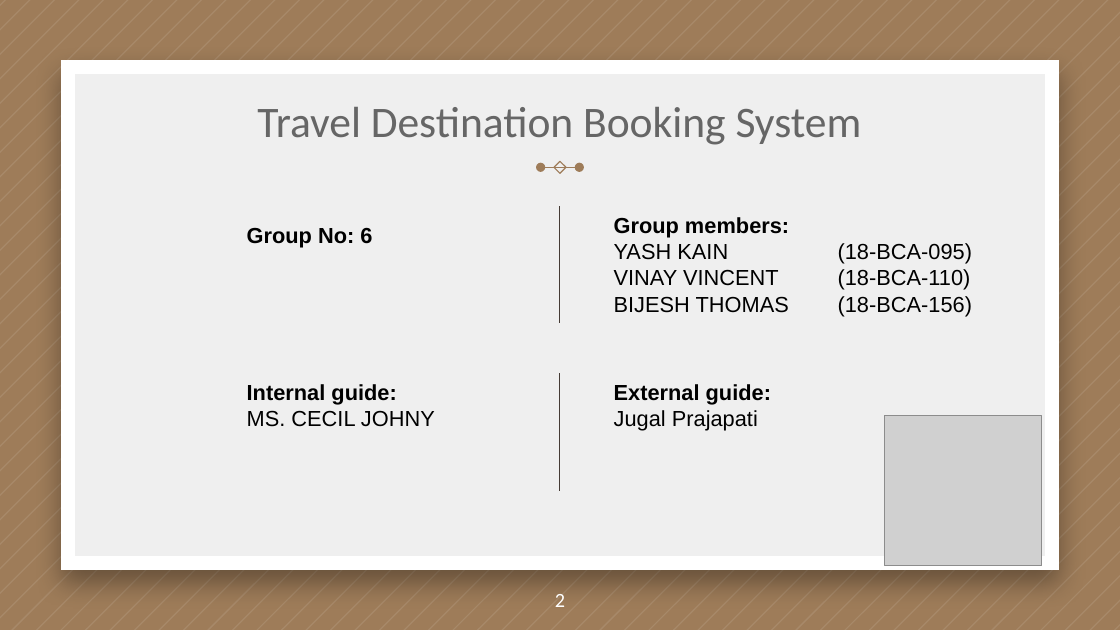
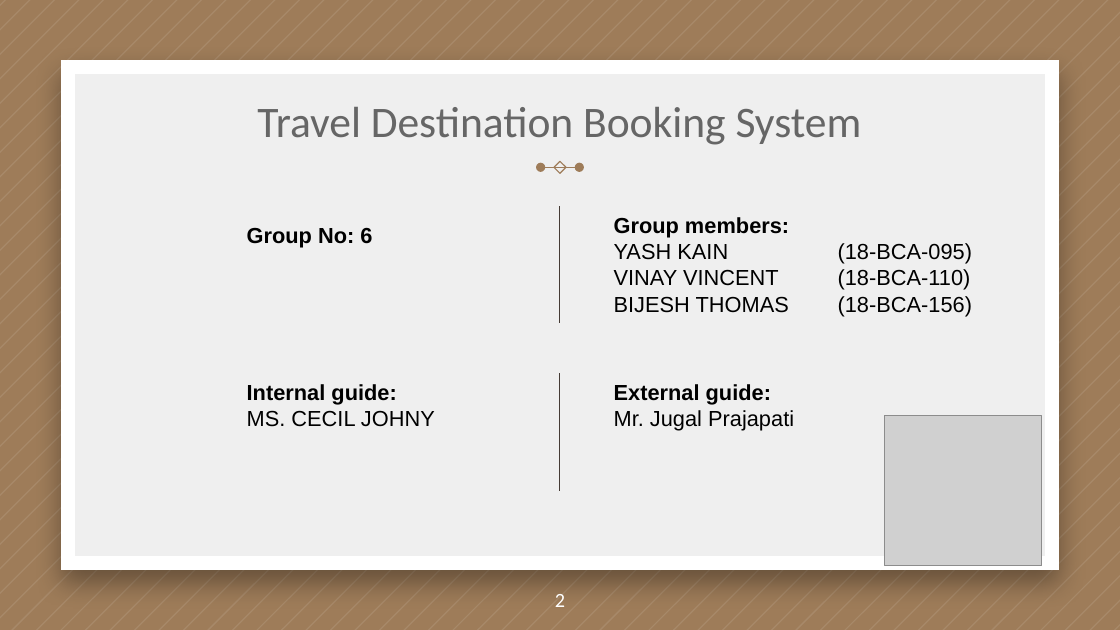
Before and after one commit to Bumblebee-python/Travel_Destination, a slide deck: slide 2 of Presentations/Presentation 1.pptx. Drawn at 1120x630 pixels with LibreOffice and Linux fonts; fonts in the diff are those of the drawing; grey boxes stand for pictures. Boxes give left, top, right and bottom in pixels: in the first picture for what was removed or moved away, otherwise in the second. Text is boxed around its words. In the diff, an @@ line names an element or a change of style, - is before the commit and + after.

```diff
--- a/Presentations/Presentation 1.pptx
+++ b/Presentations/Presentation 1.pptx
@@ text at [614, 410, 794, 431]: text changed @@
-Jugal Prajapati
+Mr. Jugal Prajapati
```
Also in this commit, not shown: 4 other slides changed, 1 slide added, 1 slide removed.
